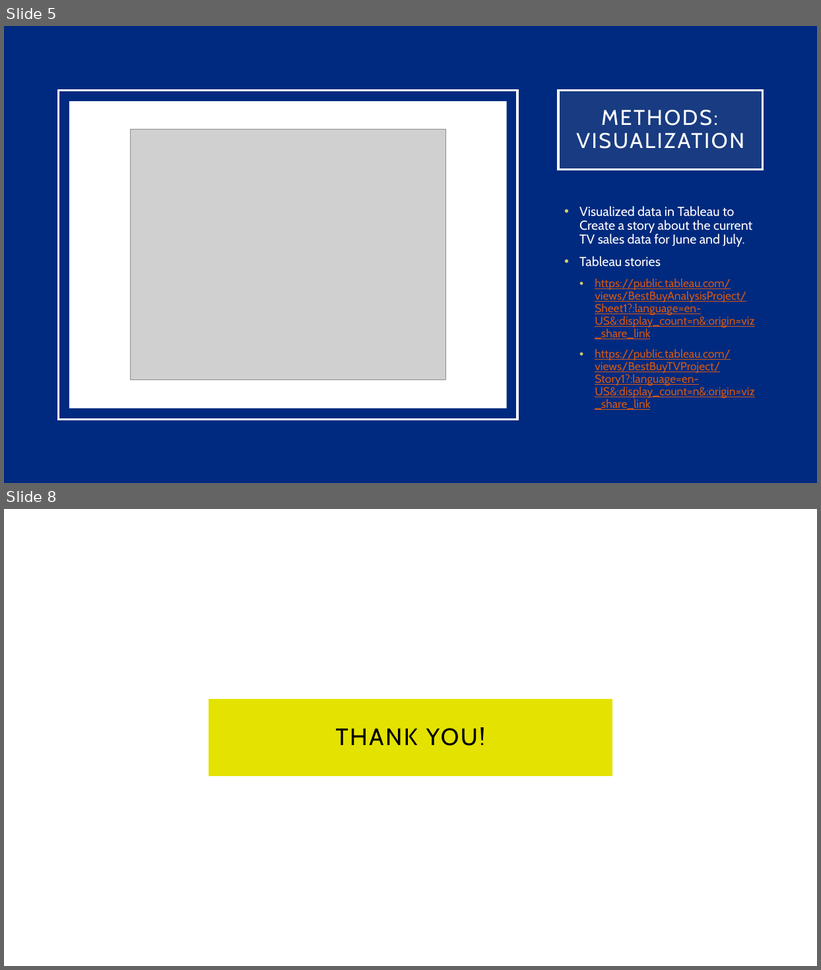
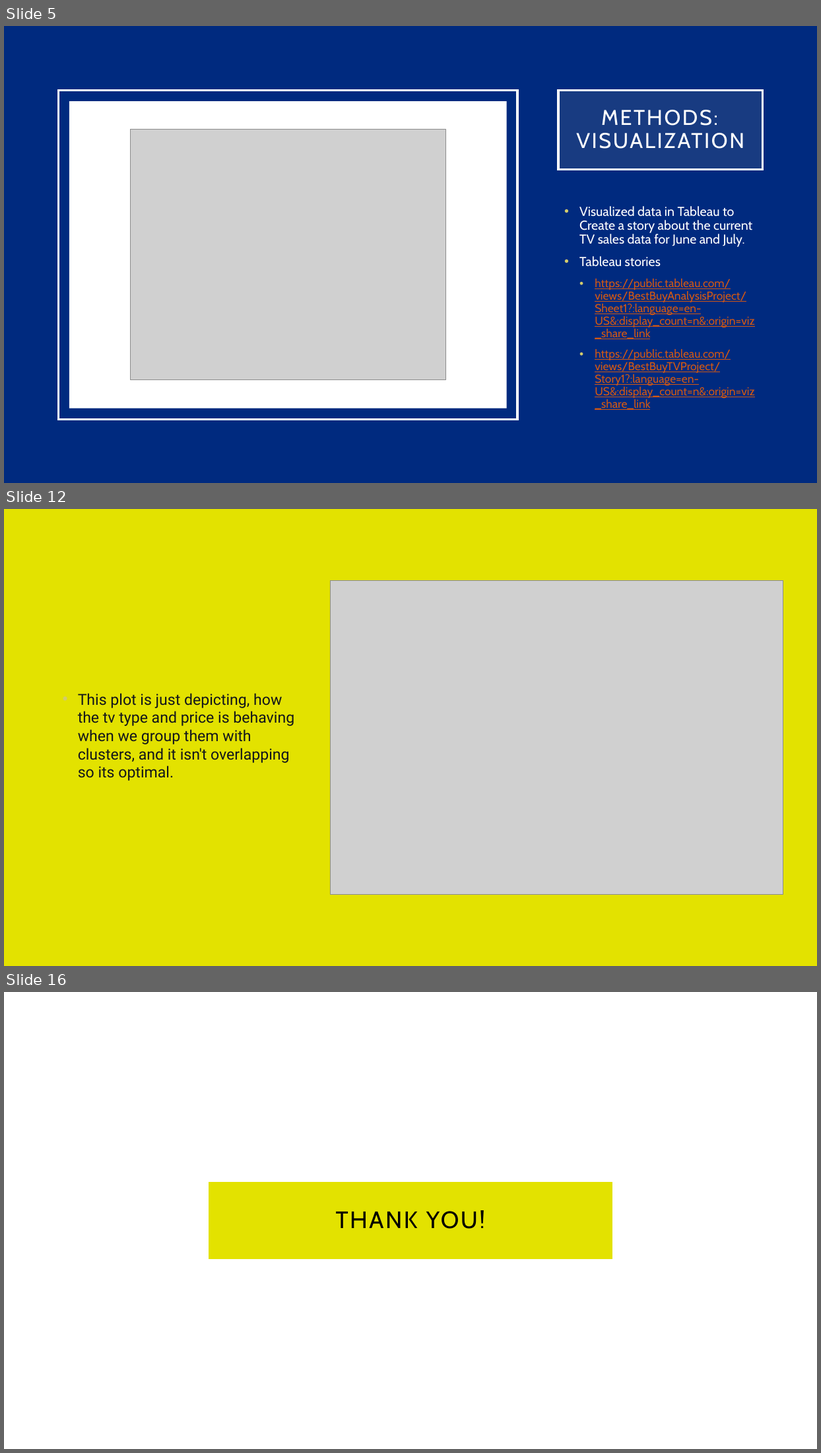
Before and after one commit to kdmorjam/Project_4_BestBuy, a slide deck: Final Project/BestBuy.pptx. Shown one above the other, each under a label of ours: slides 5 and 8 before the commit, slides 5, 12 and 16 after it; the slides between them are not shown. The pictures are 821x970 and 821x1453 pixels, drawn with LibreOffice and Linux fonts; fonts in the diff are those of the drawing; grey boxes stand for pictures. Boxes give left, top, right and bottom in pixels: in the first picture for what was removed or moved away, otherwise in the second. Text is boxed around its words. In the diff, an @@ line names an element or a change of style, - is before the commit and + after.

```diff
--- a/Final Project/BestBuy.pptx
+++ b/Final Project/BestBuy.pptx
@@ slide 12 added at (4,509,817,966), background #E3E200 @@
@@ picture added at (331,580,783,894) @@
@@ text added at (78,693,294,781), 18 pt, text #12151B @@
+• This plot is just depicting, how the tv type and price is behaving when we group them with clusters, and it isn't overlapping so its optimal.
@@ what was slide 8 is now slide 16 @@
```
Also in this commit, not shown: 2 slides changed, 7 other slides added, 2 other files.
